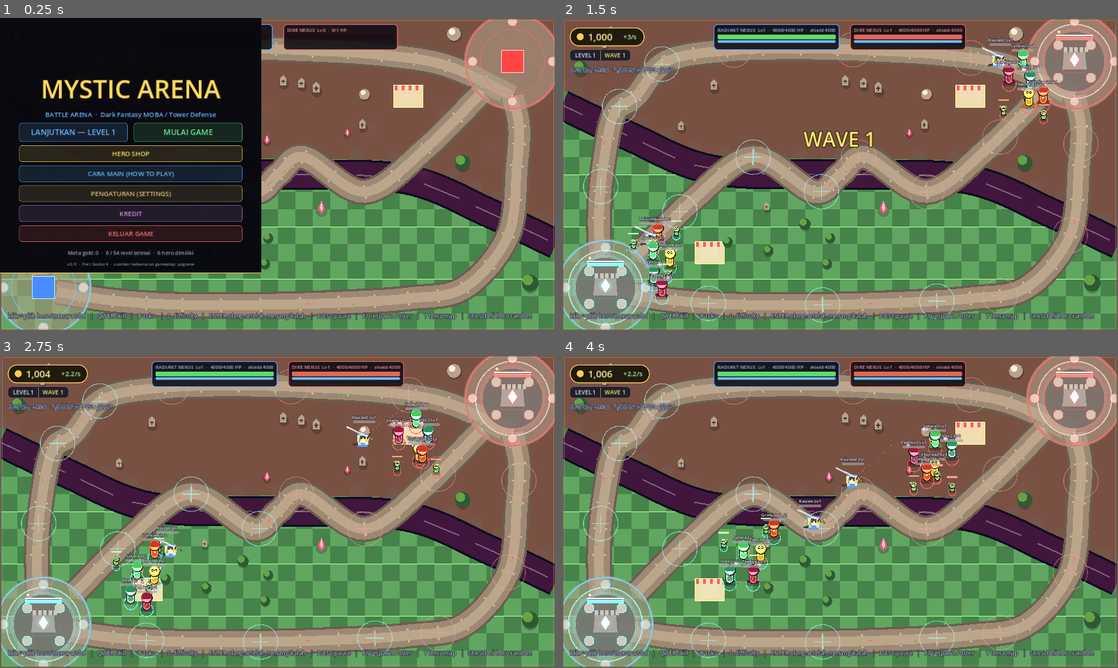
Above: before the commit, frames 1-4 (two rows, left to right).
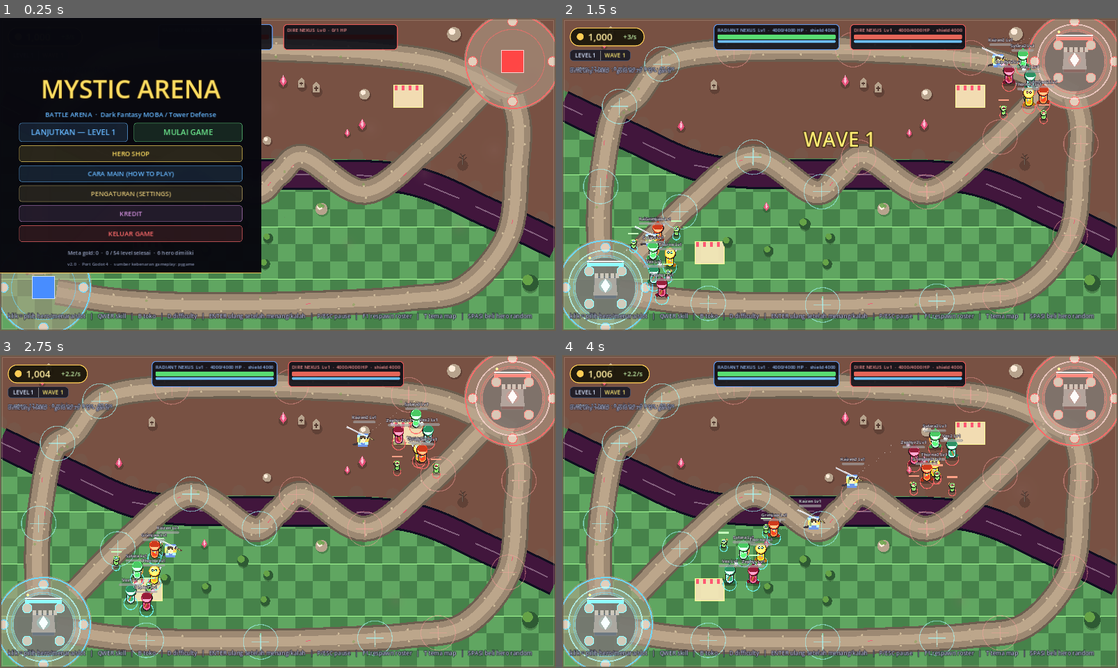
Above: after the commit, the same moments.

Repository: dharmawantoxi/mystic-arena
Game: Godot game, scene res://scenes/main.tscn
The game is run twice, just before and just after one commit, with the same random seed, the same clock (stepped at 60 frames per second) and the same inputs.
Inputs (mouse positions are in pixels of both pictures, inside the frame that each line leads up to):
- Up to frame 1 (0.25 s): no input
- Up to frame 2 (1.5 s): click "LANJUTKAN — LEVEL 1" at 0.5 s; tap Enter (restart_match) at 1.25 s; move the mouse to (962, 158) at 1.27 s; hold D (cycle_difficulty) from 1.28 s (still down); click (962, 158) at 1.42 s
- Up to frame 3 (2.75 s): tap B (toggle_shop) at 1.52 s; release D (cycle_difficulty) at 2 s; drag from (166, 527) to (250, 574) at 2.02 s
- Up to frame 4 (4 s): move the mouse to (895, 442) at 2.77 s; tap F at 2.85 s; click (895, 442) at 2.92 s; drag from (812, 574) to (673, 464) at 3.52 s

The runs differ from the first frame. In frame 1, 0.3% of the frame differs, in the area x 47-85%, y 18-64%; in frame 2, 0.4%; in frame 3, 0.4%, in the area x 2-85%, y 8-64%; in frame 4, 0.4%.

Commit message:
feat(godot): dekor per tema + per sisi peta (audit paritas A1-A4)
Tutup 4 temuan terakhir docs/AUDIT_PARITAS.md: has_dark_trees /
has_dead_trees / has_bones / has_rocks_mossy diekspor converter tapi tak
pernah dibaca ArenaMap.

- Dua jenis dekor baru: DECOR_DEAD_TREE (batang gundul + 4 cabang, paritas
  _draw_dead_trees _bundle.py:6213-6252) dan DECOR_BONES (tengkorak/rusuk
  bergantian, _draw_bones :6275-6297). Batu kini berlumut di sisi Radiant
  (_draw_rocks :6366-6373, has_moss = _is_radiant :4843).
- SISI PETA ikut diport: pygame menaruh pohon gelap hanya di Radiant,
  pohon mati/tulang hanya di Dire (generate_all :4767-4821 via
  _is_radiant()/_is_dire()). Tanpa _is_dire() peta terasa simetris dan
  sisi Dire kehilangan kesan gersang.
- Ambang jenis DITUMPUK, bukan rentang tetap: versi pertama membuat tema
  ice keluar 49 kristal dari 70 dekor karena rentang kristal melar mengisi
  jatah jenis yang mati. Sesudahnya ice 11 kristal / 11 pohon / 46 batu.
- Angka kind 0-3 telanjang diganti konstanta DECOR_* supaya penambahan
  jenis tidak salah cocok antara yang menaruh dan yang menggambar.

gdparse lolos, tscn_lint OK, check_refs OK.

Co-authored-by: arena-agent <297053741+arena-agent@users.noreply.github.com>

Diff:
--- a/godot/scenes/map/ArenaMap.gd
+++ b/godot/scenes/map/ArenaMap.gd
@@ -168,6 +168,22 @@
 ## kind 2/3 hanya muncul kalau tema punya kristal / nisan (flag has_* pygame)
 var _decor_wants_crystal: bool = false
 var _decor_wants_grave: bool = false
+## Flag dekor lain yang pygame pakai di DecorationRenderer.draw_all
+## (_bundle.py:6088-6107) tapi port ini belum pernah baca.
+var _decor_wants_dead_tree: bool = false
+var _decor_wants_dark_tree: bool = false
+var _decor_wants_bones: bool = false
+var _decor_wants_moss_rock: bool = false
+
+## Jenis dekor (nilai `kind` di _decor_points). Dulu angka telanjang 0-3
+## tersebar di _build_decor + _draw_decor; dinamai supaya penambahan jenis
+## tidak salah cocok antara yang menaruh dan yang menggambar.
+const DECOR_TREE := 0
+const DECOR_ROCK := 1
+const DECOR_CRYSTAL := 2
+const DECOR_GRAVE := 3
+const DECOR_DEAD_TREE := 4
+const DECOR_BONES := 5
 var _lane_cache: Dictionary = {}
 
 func _ready():
@@ -547,6 +563,13 @@
 	_decor_wants_crystal = bool(d.get("has_ice_crystals", false)) \
 		or bool(d.get("has_crystals_blue", false)) or bool(d.get("has_crystals_red", false))
 	_decor_wants_grave = bool(d.get("has_gravestones", false))
+	# Empat flag di bawah sudah lama diekspor converter tapi tak pernah
+	# dibaca (lihat docs/AUDIT_PARITAS.md A1-A4): tanpa ini tema tulang dan
+	# tema hutan mati sama-sama tampil "pohon + batu" walau warnanya beda.
+	_decor_wants_dead_tree = bool(d.get("has_dead_trees", false))
+	_decor_wants_dark_tree = bool(d.get("has_dark_trees", false))
+	_decor_wants_bones = bool(d.get("has_bones", false))
+	_decor_wants_moss_rock = bool(d.get("has_rocks_mossy", false))
 	var lane_pts := PackedVector2Array()
 	for l in ["top", "mid", "bot"]:
 		lane_pts.append_array(get_lane_path(l))
@@ -559,22 +582,63 @@
 		if p.distance_to(BLUE_BASE) < 130.0 or p.distance_to(RED_BASE) < 130.0:
 			continue
 		var size := rng.randf_range(11.0, 21.0)
-		# Jenis dekor ikut tema (flag has_* pygame dipakai DecorationRenderer
-		# di sana; di Godot hanya 4 bentuk yang digambar prosedural). Tanpa
-		# ini level es dan level kuburan sama-sama "pohon + batu" walau
-		# warnanya sudah beda.
-		var roll := rng.randf()
-		var kind := 1.0 # 1 = batu
-		if roll < 0.60:
-			kind = 0.0 # 0 = pohon
-		elif _decor_wants_grave and roll < 0.76:
-			kind = 3.0 # 3 = nisan
-		elif _decor_wants_crystal and roll < 0.90:
-			kind = 2.0 # 2 = kristal
 		_decor_points.append(p.x)
 		_decor_points.append(p.y)
 		_decor_points.append(size)
-		_decor_points.append(kind)
+		_decor_points.append(float(_pick_decor_kind(rng.randf(), p)))
+
+## Pilih jenis dekor untuk satu titik.
+##
+## PENTING — pygame membedakan SISI PETA, bukan cuma tema: pohon gelap hanya
+## di belahan Radiant dan pohon mati/tulang hanya di belahan Dire
+## (_bundle.py:4767-4821, generate_all memakai _is_radiant()/_is_dire()).
+## Tanpa itu peta terasa simetris dan sisi Dire kehilangan kesan gersang.
+func _pick_decor_kind(roll: float, p: Vector2) -> int:
+	# Ambang DITUMPUK (bukan rentang tetap) supaya jenis opsional jadi AKSEN,
+	# bukan mendominasi. Versi pertama memakai ambang tetap dan tema ice
+	# keluar 49 kristal dari 70 dekor — kristal menelan porsi batu karena
+	# rentangnya melar saat jenis lain mati.
+	var t := 0.0
+	if _is_dire(p):
+		# ── sisi Dire (kanan-atas): gersang, tanpa pohon rimbun ──
+		if _decor_wants_dead_tree:
+			t += 0.40
+			if roll < t:
+				return DECOR_DEAD_TREE
+		if _decor_wants_bones:
+			t += 0.16
+			if roll < t:
+				return DECOR_BONES
+		if _decor_wants_grave:
+			t += 0.14
+			if roll < t:
+				return DECOR_GRAVE
+		if _decor_wants_crystal:
+			t += 0.12
+			if roll < t:
+				return DECOR_CRYSTAL
+		return DECOR_ROCK
+	# ── sisi Radiant (kiri-bawah): vegetasi ──
+	# Tema tanpa has_dark_trees (gurun/es) tetap dapat sedikit vegetasi,
+	# porsinya lebih kecil daripada tema hutan.
+	t += 0.60 if _decor_wants_dark_tree else 0.32
+	if roll < t:
+		return DECOR_TREE
+	if _decor_wants_crystal:
+		t += 0.16
+		if roll < t:
+			return DECOR_CRYSTAL
+	if _decor_wants_grave:
+		t += 0.08
+		if roll < t:
+			return DECOR_GRAVE
+	return DECOR_ROCK
+
+## Belahan Dire (kanan-atas) — paritas _is_dire (_bundle.py:4870-4872):
+## garis batas miring dari kiri-atas ke kanan-bawah, bukan diagonal lurus.
+func _is_dire(p: Vector2) -> bool:
+	var threshold_y := 200.0 + (arena_size.y - 400.0) * p.x / arena_size.x
+	return p.y < threshold_y - 20.0
 
 static func _min_dist_to(points: PackedVector2Array, p: Vector2) -> float:
 	var best := 1e9
@@ -724,12 +788,12 @@
 		var p := Vector2(_decor_points[i], _decor_points[i + 1])
 		var size := _decor_points[i + 2]
 		var kind := int(_decor_points[i + 3])
-		if kind == 0:
+		if kind == DECOR_TREE:
 			draw_circle(p + Vector2(0, size * 0.35), size * 0.9, Color(0, 0, 0, 0.22)) # shadow
 			draw_rect(Rect2(p + Vector2(-2, 0), Vector2(4, size * 0.8)), d["earth_dark"], true) # trunk
 			draw_circle(p, size, d["tree"])
 			draw_circle(p + Vector2(-size * 0.3, -size * 0.35), size * 0.62, d["tree_light"])
-		elif kind == 2:
+		elif kind == DECOR_CRYSTAL:
 			# Kristal (has_ice_crystals / has_crystals_*): belah ketupat memakai
 			# warna aksen tema (river_glow/river_foam) biar ikut palet.
 			var glow: Color = d.get("river_glow", d["stone"])
@@ -743,7 +807,7 @@
 				p + Vector2(0, -size), p + Vector2(size * 0.22, -size * 0.1),
 				p + Vector2(0, size * 0.35), p + Vector2(-size * 0.22, -size * 0.1),
 			]), Color(foam.r, foam.g, foam.b, 0.7))
-		elif kind == 3:
+		elif kind == DECOR_GRAVE:
 			# Nisan (has_gravestones): lempeng batu + salib gelap
 			var stone_col: Color = d["stone"]
 			draw_circle(p + Vector2(2, size * 0.4), size * 0.7, Color(0, 0, 0, 0.2))
@@ -758,11 +822,65 @@
 				Vector2(size * 0.16, size * 0.55)), d["earth_dark"], true)
 			draw_rect(Rect2(p + Vector2(-size * 0.26, -size * 0.16),
 				Vector2(size * 0.52, size * 0.14)), d["earth_dark"], true)
+		elif kind == DECOR_DEAD_TREE:
+			# Pohon mati (has_dead_trees): batang gundul + 4 cabang menjulur,
+			# paritas _draw_dead_trees (_bundle.py:6213-6252) yang memang
+			# menggambar batang persegi + daftar 4 garis cabang, tanpa kanopi.
+			# Warna dari earth_dark/ash supaya ikut palet tema (pygame memakai
+			# DEAD_TREE_1/2 global, tapi di sini palet tema lebih konsisten).
+			var bark: Color = d["earth_dark"]
+			var bark_hi: Color = d.get("ash", d["earth_light"])
+			draw_circle(p + Vector2(0, size * 0.35), size * 0.7, Color(0, 0, 0, 0.2))
+			draw_rect(Rect2(p + Vector2(-2.0, -size), Vector2(4.0, size * 1.3)), bark, true)
+			draw_rect(Rect2(p + Vector2(-2.0, -size), Vector2(1.5, size * 1.3)), bark_hi, true)
+			var limbs := [
+				[Vector2(0, -size * 0.5), Vector2(-size * 0.5, -size + 4.0), 2.4],
+				[Vector2(0, -size * 0.5 + 4.0), Vector2(size * 0.5, -size + 4.0), 2.4],
+				[Vector2(0, -size + 4.0), Vector2(-size * 0.33, -size - 4.0), 1.6],
+				[Vector2(0, -size + 4.0), Vector2(size * 0.33, -size - 2.0), 1.6],
+			]
+			for limb in limbs:
+				# Cast eksplisit: elemen Array campuran bertipe Variant, dan
+				# draw_line() menuntut Vector2/float. Tanpa cast Godot 4 baru
+				# mengeluh saat runtime, bukan saat parse.
+				draw_line(p + (limb[0] as Vector2), p + (limb[1] as Vector2),
+					bark, float(limb[2]))
+		elif kind == DECOR_BONES:
+			# Tulang (has_bones): tengkorak + tulang rusuk bergantian, paritas
+			# _draw_bones (_bundle.py:6275-6297). Warna tulang sengaja TIDAK
+			# dari palet tema — pygame memakai BONE_C/BONE_D tetap, dan tulang
+			# yang ikut berubah warna per tema malah tidak terbaca sebagai tulang.
+			var bone: Color = Color("#dcd2be")
+			var bone_d: Color = Color("#a09682")
+			draw_circle(p + Vector2(0, size * 0.25), size * 0.45, Color(0, 0, 0, 0.18))
+			if int(p.x) % 2 == 0:
+				# tengkorak: batok + dua rongga mata
+				draw_circle(p, size * 0.34, bone)
+				draw_circle(p + Vector2(0, size * 0.08), size * 0.26, bone_d)
+				draw_circle(p + Vector2(-size * 0.13, -size * 0.05), size * 0.07, Color(0.1, 0.09, 0.08))
+				draw_circle(p + Vector2(size * 0.13, -size * 0.05), size * 0.07, Color(0.1, 0.09, 0.08))
+				draw_rect(Rect2(p + Vector2(-size * 0.2, size * 0.2),
+					Vector2(size * 0.4, size * 0.13)), bone, true)
+			else:
+				# rusuk: tulang punggung mendatar + iga vertikal
+				draw_line(p + Vector2(-size * 0.45, 0), p + Vector2(size * 0.45, 0), bone, 2.2)
+				for r in range(-2, 3):
+					var rx := float(r) * size * 0.2
+					draw_line(p + Vector2(rx, -size * 0.18), p + Vector2(rx, size * 0.18), bone_d, 1.4)
 		else:
 			draw_circle(p + Vector2(2, 3), size * 0.8, Color(0, 0, 0, 0.2))
 			draw_circle(p, size * 0.75, d["stone"])
 			var hl: Color = d["stone"].lightened(0.25)
 			draw_circle(p + Vector2(-size * 0.2, -size * 0.25), size * 0.35, hl)
+			# Lumut di puncak batu (has_rocks_mossy): pygame menempelkan strip
+			# lumut + 3 tetesan ke bawah (_draw_rocks :6366-6373), dan hanya
+			# di belahan RADIANT (has_moss = _is_radiant, :4843).
+			if _decor_wants_moss_rock and not _is_dire(p):
+				var moss: Color = d.get("moss", d["grass_dark"])
+				draw_circle(p + Vector2(-size * 0.18, -size * 0.42), size * 0.3,
+					Color(moss.r, moss.g, moss.b, 0.85))
+				draw_circle(p + Vector2(size * 0.16, -size * 0.34), size * 0.2,
+					Color(moss.r, moss.g, moss.b, 0.7))
 		i += 4
 
 func _draw_walls(d: Dictionary):
Not shown, changed: docs/AUDIT_PARITAS.md
Not shown, changed: godot/README.md
